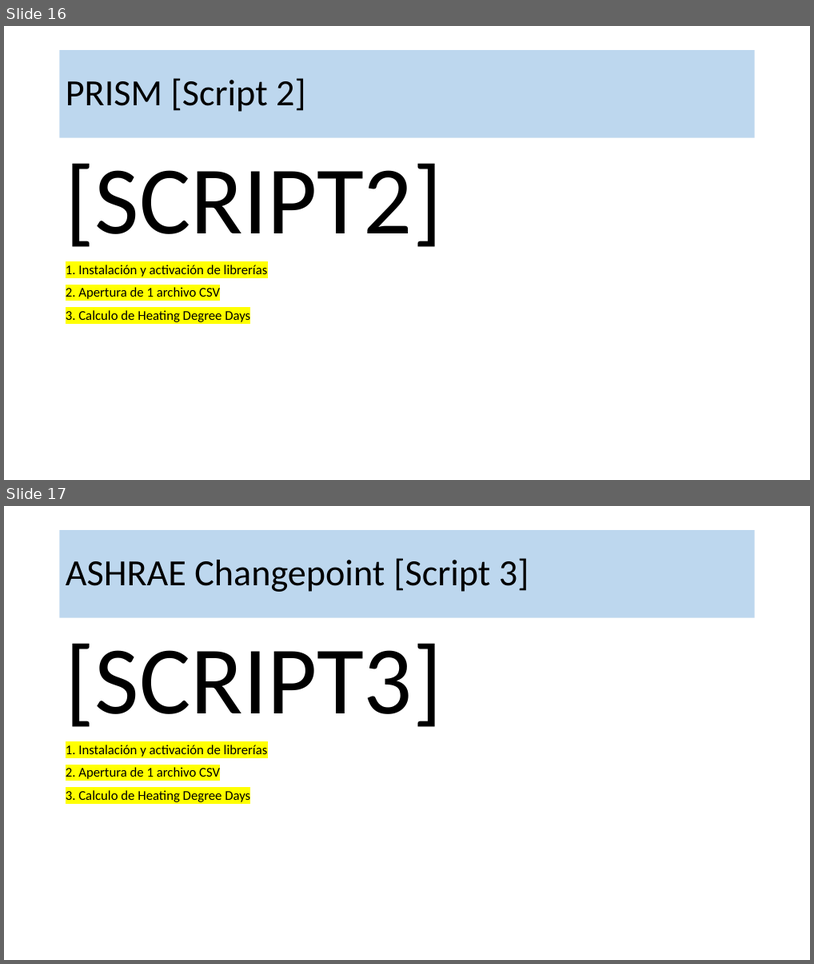
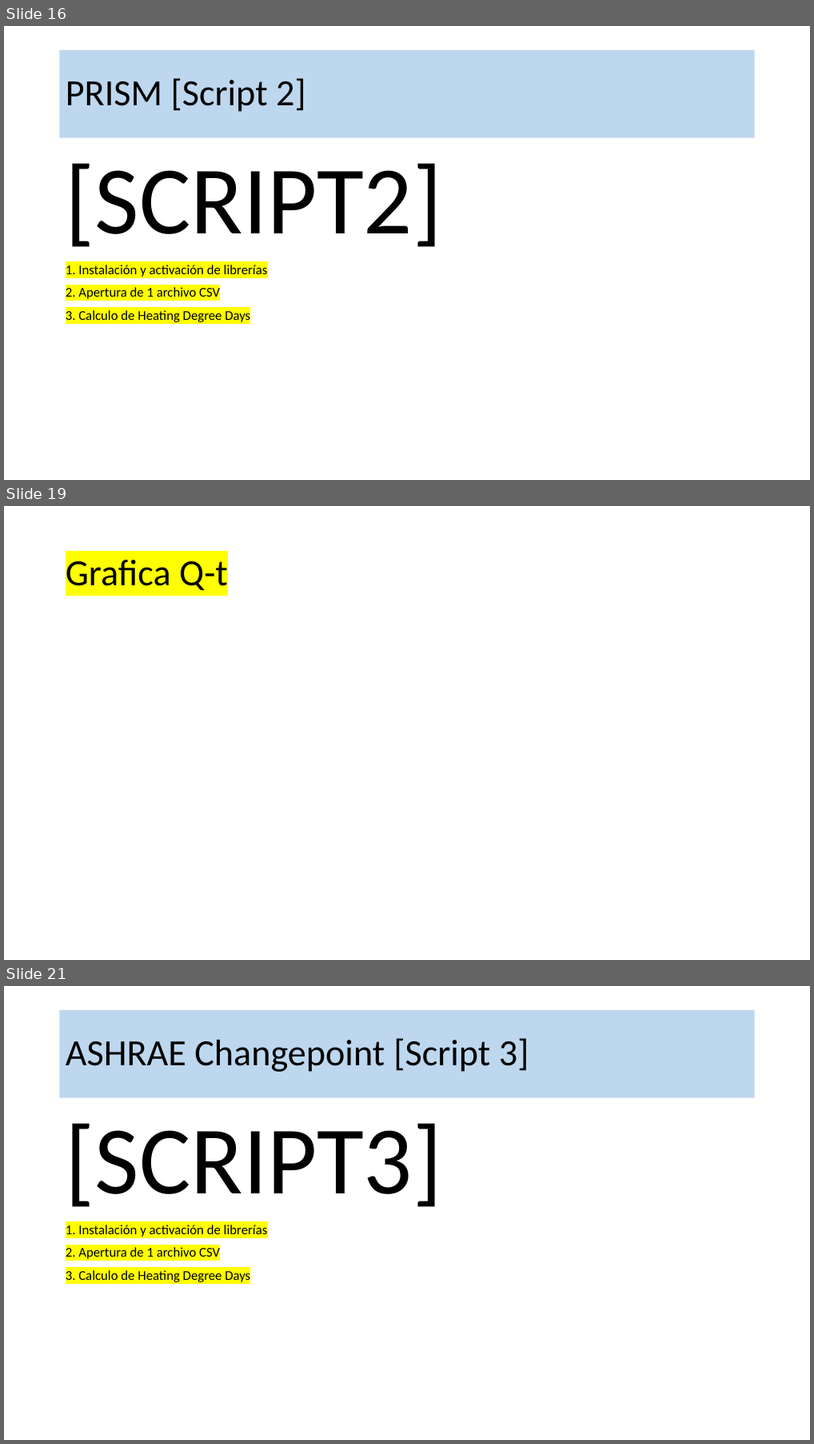
Before and after one commit to robgaray/PhD_Course_Practice_03, a slide deck: 3_Presentations/Sesion_3_Practica.pptx. Shown one above the other, each under a label of ours: slides 16 and 17 before the commit, slides 16, 19 and 21 after it; the slides between them are not shown. The pictures are 814x964 and 814x1444 pixels, drawn with LibreOffice and Linux fonts; fonts in the diff are those of the drawing; background and template pictures are left out. Boxes give left, top, right and bottom in pixels: in the first picture for what was removed or moved away, otherwise in the second. Text is boxed around its words. In the diff, an @@ line names an element or a change of style, - is before the commit and + after.

```diff
--- a/3_Presentations/Sesion_3_Practica.pptx
+++ b/3_Presentations/Sesion_3_Practica.pptx
@@ slide 19 added at <box>4,506,810,960</box>, background #FFFFFF @@
@@ title added at <box>66,560,228,590</box>, 44 pt, text #000000 @@
+Grafica Q-t
@@ what was slide 17 is now slide 21 @@
```
Also in this commit, not shown: 1 slide changed, 3 other slides added, 2 other files.
